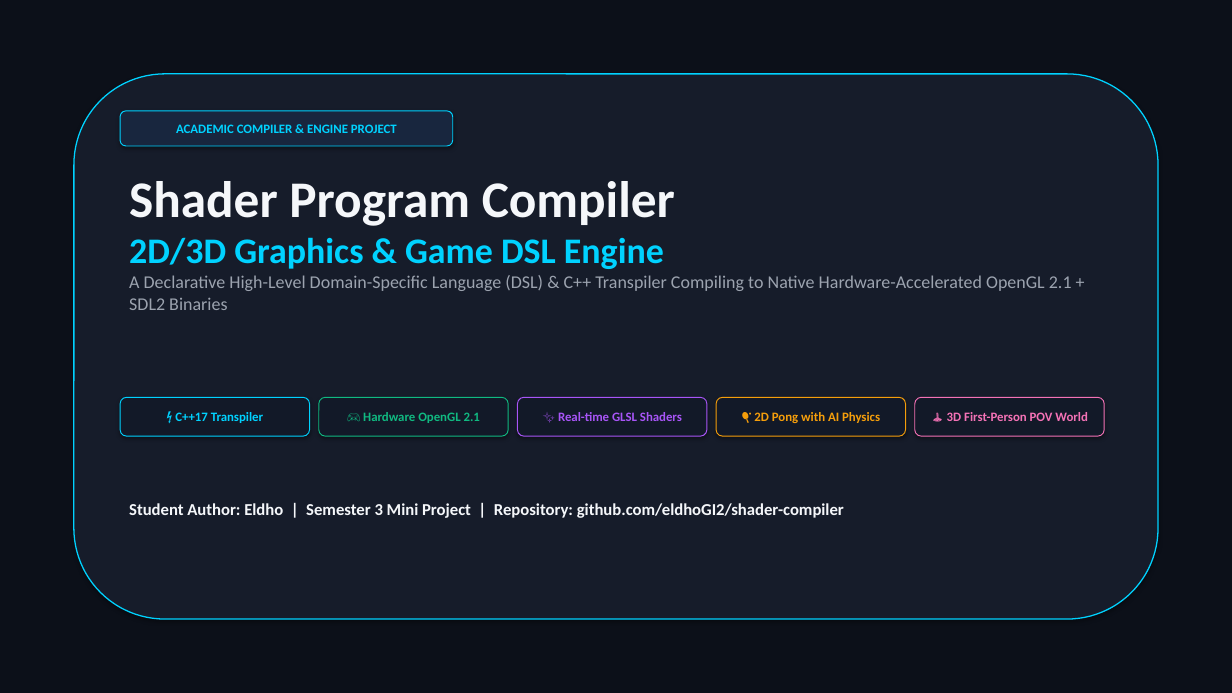
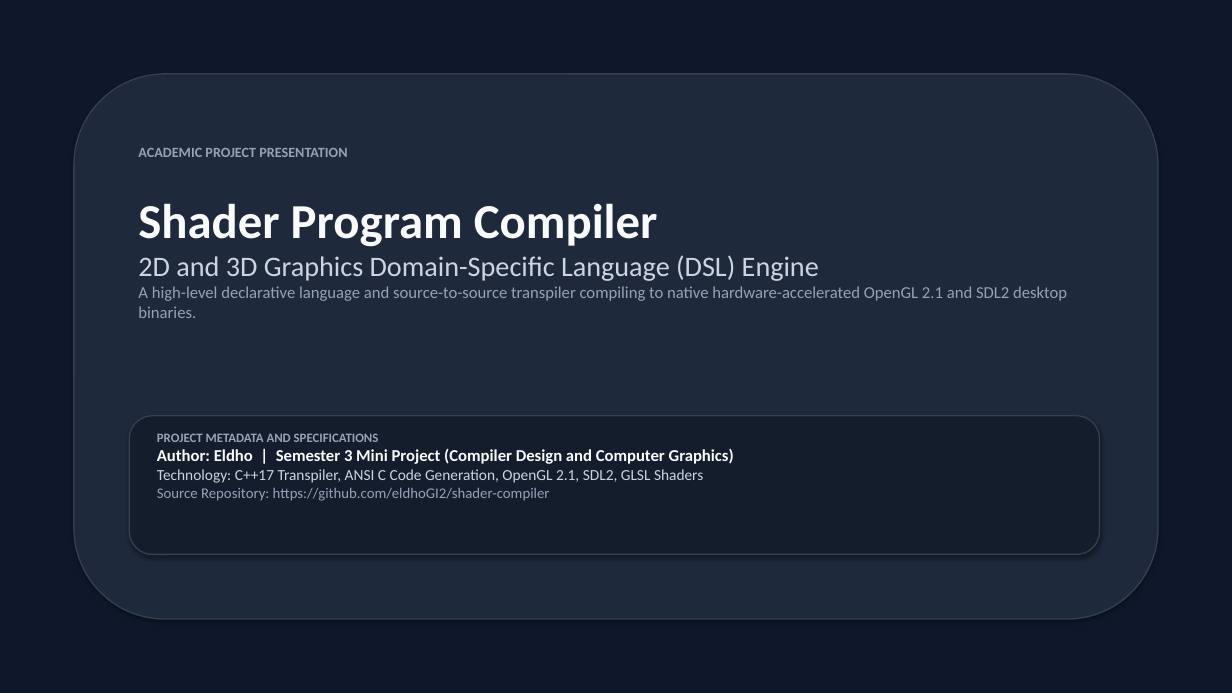
Before and after one commit to eldhoGI2/shader-compiler, a slide deck: slide 1 of Shader_Compiler_Project_Presentation.pptx. Drawn at 1232x693 pixels with LibreOffice and Linux fonts; fonts in the diff are those of the drawing. Boxes give left, top, right and bottom in pixels: in the first picture for what was removed or moved away, otherwise in the second. Text is boxed around its words. In the diff, an @@ line names an element or a change of style, - is before the commit and + after.

Commit message:
docs: streamline presentation to concise 8 slides with clean monochrome styling and demo screenshots

```diff
--- a/Shader_Compiler_Project_Presentation.pptx
+++ b/Shader_Compiler_Project_Presentation.pptx
@@ background #0C1019 to #0F172A @@
@@ rounded rectangle at (74, 74, 1158, 619): fill #161C2A to #1E293B; outline #00D2FF 1 pt to #334155 1 pt @@
@@ text "ACADEMIC PROJECT PRESENTATION": place and size @@
-text "ACADEMIC PROJECT PRESENTATION" at (120, 111, 453, 146)
+text "ACADEMIC PROJECT PRESENTATION" at (138, 148, 347, 157)
@@ text "ACADEMIC PROJECT PRESENTATION" at (138, 148, 347, 157): vertical alignment middle to top; fill #18263E to none; outline #00D2FF 0.75 pt to none; shadow off @@
@@ text at (138, 148, 347, 157): text changed; size 10 to 11 pt; text colour #00D2FF to #94A3B8 @@
-ACADEMIC COMPILER & ENGINE PROJECT
+ACADEMIC PROJECT PRESENTATION
@@ text "Shader Program Compiler": place and size @@
-text "Shader Program Compiler" at (129, 181, 1072, 310)
+text "Shader Program Compiler" at (138, 203, 1067, 318)
@@ text at (138, 203, 658, 247): size 40 to 38 pt, text colour #F5F7FA to #F8FAFC in "Shader Program Compiler" @@
@@ text at (138, 255, 1067, 318): text changed; size 14 to 13 pt; text colour #9CA3AF to #94A3B8 @@
-2D/3D Graphics & Game DSL Engine
-A Declarative High-Level Domain-Specific Language (DSL) & C++ Transpiler Compiling to Native Hardware-Accelerated OpenGL 2.1 + SDL2 Binaries
+2D and 3D Graphics Domain-Specific Language (DSL) Engine
+A high-level declarative language and source-to-source transpiler compiling to native hardware-accelerated OpenGL 2.1 and SDL2 desktop binaries.
@@ rounded rectangle removed at (120, 397, 310, 436) @@
-⚡ C++17 Transpiler
@@ rounded rectangle added at (129, 416, 1100, 555), fill #141D2C, outline #334155 1 pt @@
@@ rounded rectangle removed at (319, 397, 508, 436) @@
-🎮 Hardware OpenGL 2.1
@@ rounded rectangle removed at (518, 397, 707, 436) @@
-✨ Real-time GLSL Shaders
@@ rounded rectangle removed at (716, 397, 906, 436) @@
-🏓 2D Pong with AI Physics
@@ rounded rectangle removed at (915, 397, 1104, 436) @@
-🕹️ 3D First-Person POV World
@@ text at (157, 433, 734, 501): text changed; size 13 to 12 pt; text colour #F5F7FA to #94A3B8; bold off @@
-Student Author: Eldho | Semester 3 Mini Project | Repository: github.com/eldhoGI2/shader-compiler
+PROJECT METADATA AND SPECIFICATIONS
+Author: Eldho | Semester 3 Mini Project (Compiler Design and Computer Graphics)
+Technology: C++17 Transpiler, ANSI C Code Generation, OpenGL 2.1, SDL2, GLSL Shaders
+Source Repository: https://github.com/eldhoGI2/shader-compiler
```
Also in this commit, not shown: 1 other slide changed, 6 slides added, 14 slides removed, 2 other files.
